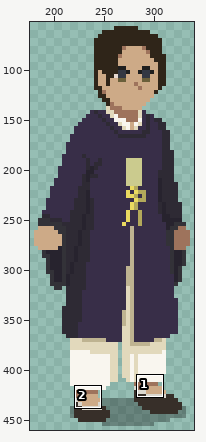
Pixel-art file, stored at Assets/Resources/Art/Sprites/RichSeiyslanFriend/Animations/RichSeiyslanFriend.ase. The picture above shows the old version from afar; the outline marks the close-up.
Close-up. Old version:
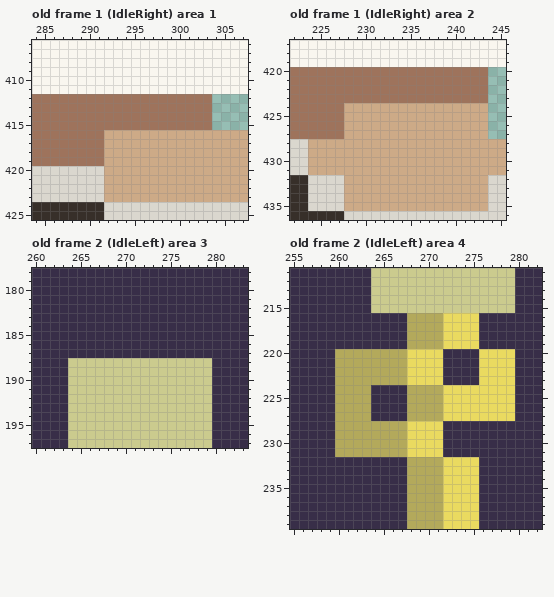
512x512 pixels, 2 frames. Colours within 5 levels of each other are drawn and written as one. Shown: old frame 1 (IdleRight) area 1: x 284..307, y 406..425; old frame 1 (IdleRight) area 2: x 222..245, y 417..436; old frame 2 (IdleLeft) area 3: x 260..283, y 178..197; old frame 2 (IdleLeft) area 4: x 255..282, y 211..239. The wide view leaves out empty margins. The commit also changed other frames or places, which this record leaves out.
The result:
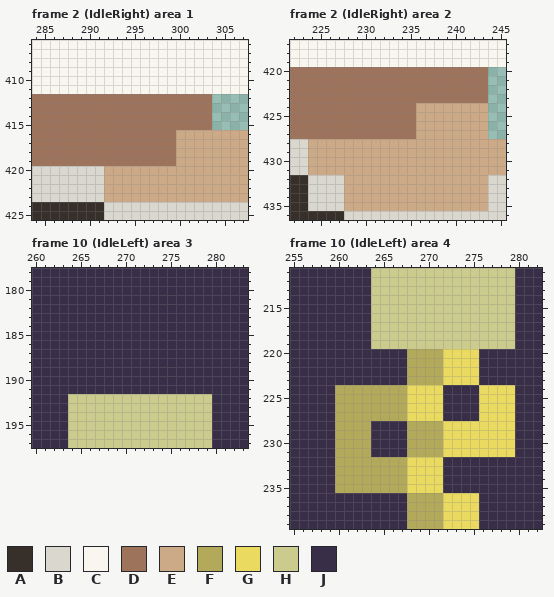
Palette (. is transparent): A #372f29  B #dad7ce  C #f9f6ef  D #9e735c  E #cdaa87  F #b3a95b  G #eada60  H #cbcb8e  J #382e48
A new or re-ordered frame is compared with the old frame closest to it.
Commit message: chore: added male NPC anims
Edits made:
frames 2 -> 16
layer "Left/NPC3 animated left" added
layer "Right/NPC3 animated right" added
layer "NPC3 Copy" removed
frames re-ordered
Frame 2 (IdleRight) area 1 against old frame 1 (IdleRight), layer "Right/NPC3 animated right":
y 416..419: x 292..299 EEEEEEEE -> DDDDDDDD
Frame 2 (IdleRight) area 2 against old frame 1 (IdleRight), layer "Right/NPC3 animated right":
y 424..427: x 228..235 EEEEEEEE -> DDDDDDDD
Frame 10 (IdleLeft) area 3 is new; against old frame 2 (IdleLeft), layer "Left/NPC3 animated left":
y 188..191: x 264..279 HHHHHHHHHHHHHHHH -> JJJJJJJJJJJJJJJJ
Frame 10 (IdleLeft) area 4 is new; against old frame 2 (IdleLeft), layer "Left/NPC3 animated left":
y 216..219: x 264..279 JJJJFFFFGGGGJJJJ -> HHHHHHHHHHHHHHHH
y 220..223: x 260..279 FFFFFFFFGGGGJJJJGGGG -> JJJJJJJJFFFFGGGGJJJJ
y 224..227: x 264..275 JJJJFFFFGGGG -> FFFFGGGGJJJJ
y 228..231: x 264..279 FFFFGGGGJJJJJJJJ -> JJJJFFFFGGGGGGGG
y 232..235: x 260..275 JJJJJJJJFFFFGGGG -> FFFFFFFFGGGGJJJJ
